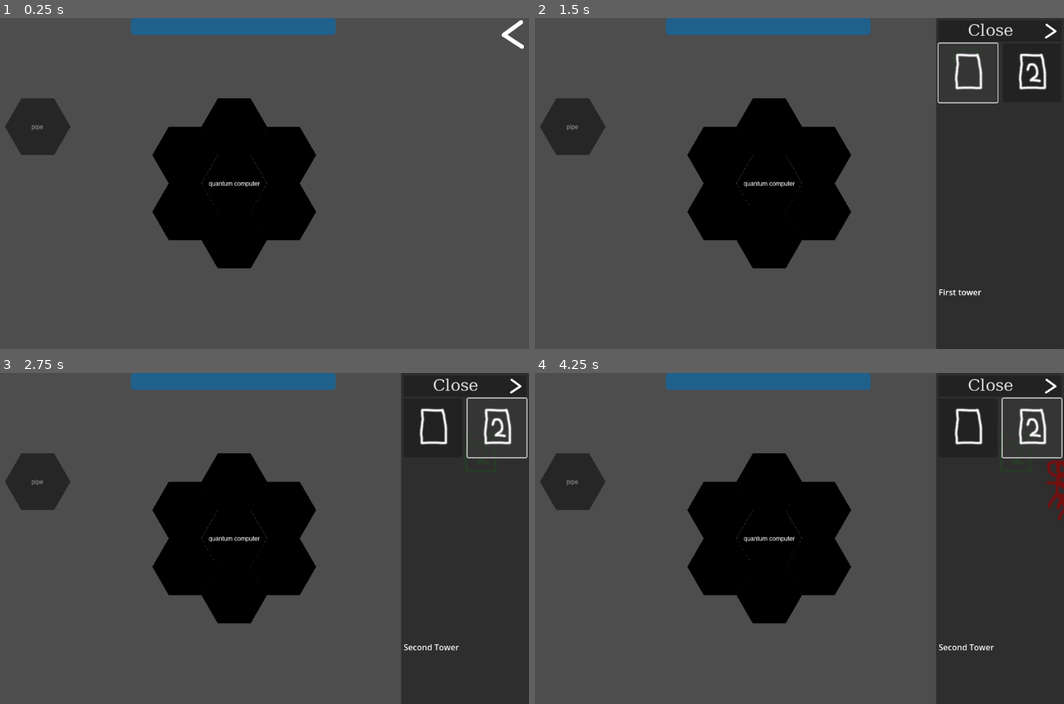
Above: before the commit, frames 1-4 (two rows, left to right).
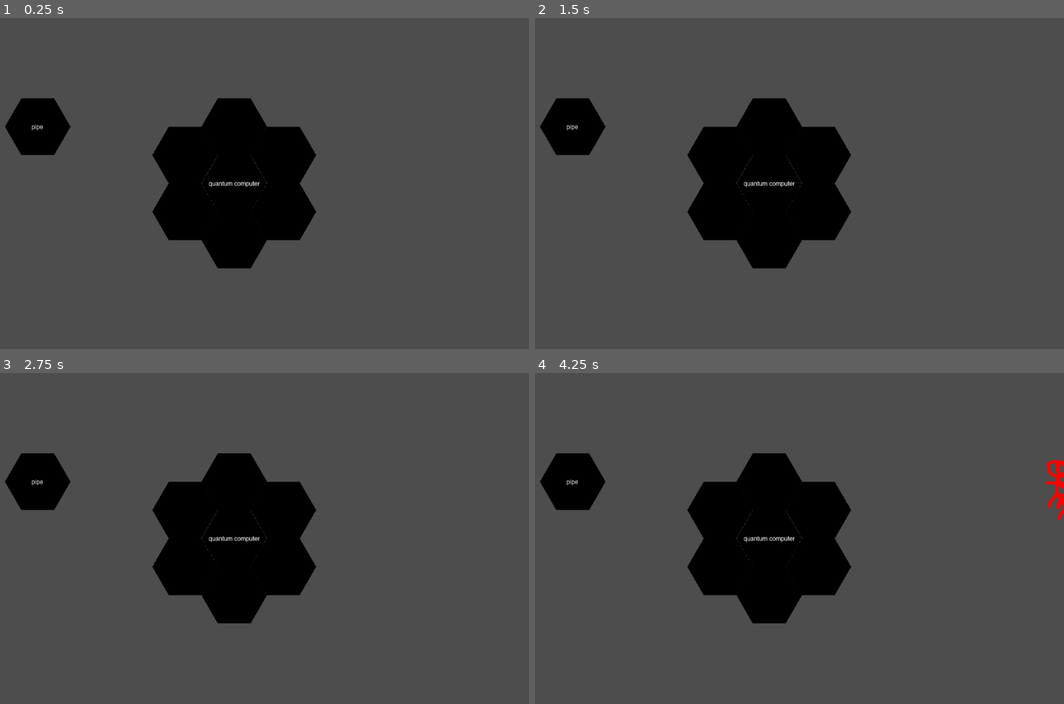
Above: after the commit, the same moments.

Repository: jm8/godotgamejam76
Game: Godot game, scene res://main.tscn
Same seed, same stepped clock (60 frames per second), same inputs: the game is played once before the commit and once after it. The engine's default icon, where the game draws it, is replaced by a stand-in: a white triangle on a blue panel in a dark square.
Inputs (mouse positions are in pixels of both pictures, inside the frame that each line leads up to):
- Up to frame 1 (0.25 s): no input
- Up to frame 2 (1.5 s): click (1048, 34) at 0.52 s; click (968, 74) at 1.27 s
- Up to frame 3 (2.75 s): click (497, 429) at 2.02 s
- Up to frame 4 (4.25 s): click (968, 429) at 2.77 s; click (1032, 429) at 3.52 s

The runs differ from the first frame. In frame 1, 3.7% of the frame differs, in the area x 0-100%, y 0-42%; in frame 2, 26%; in frame 3, 26%, in the area x 0-100%, y 0-100%; in frame 4, 26%.
Error after the commit: Invalid assignment of property or key 'max_value' with value of type 'int' on a base object of type 'null instance'. (res://quantum-computer.gd:13)

Commit message:
idle game

Diff:
--- a/quantum-computer.gd
+++ b/quantum-computer.gd
@@ -17,7 +17,7 @@
 	var pipe = Globulars.pipes.get(Vector2i(0, 0))
 	if pipe:
 		Globulars.average_temperature_qc(pipe, self, delta)
-	temperature += 20 * delta;
+	temperature += 200 * delta;
 
 
 func _on_area_2d_area_entered(area: Area2D) -> void:
--- a/tower_1.gd
+++ b/tower_1.gd
@@ -5,7 +5,6 @@
 
 var fire_timer: float = 0
 var cooldown_timer: float = 1
-
 
 # Called when the node enters the scene tree for the first time.
 func _ready() -> void:
--- a/ui.tscn
+++ b/ui.tscn
@@ -7,6 +7,9 @@
 [ext_resource type="PackedScene" uid="uid://bvn3ejb6iiia7" path="res://tower1.tscn" id="3_2qefs"]
 [ext_resource type="Texture2D" uid="uid://dxmmtsy0sjag8" path="res://tower.png" id="4_7ptnu"]
 [ext_resource type="Texture2D" uid="uid://c8on2t3ono7jo" path="res://tower2.png" id="5_b3ajt"]
+[ext_resource type="Script" path="res://idle_game_ui.gd" id="8_xbyhy"]
+[ext_resource type="Script" path="res://upgrades.gd" id="9_wged7"]
+[ext_resource type="Script" path="res://upgrade.gd" id="10_leyrp"]
 
 [sub_resource type="Resource" id="Resource_f37b2"]
 script = ExtResource("2_kjrny")
@@ -51,6 +54,20 @@
 default_font = SubResource("FontFile_ra3ge")
 default_font_size = 32
 
+[sub_resource type="Resource" id="Resource_lbyey"]
+script = ExtResource("10_leyrp")
+name = "ASIC"
+description = "Mine cryptocurrency on an application specific integrated circuit"
+base_price = 1
+tooltip = "this is my super cool fancy tool tip!!"
+
+[sub_resource type="Resource" id="Resource_pqsil"]
+script = ExtResource("10_leyrp")
+name = "CPU"
+description = "Mine cryptocurrency with a central processing unit"
+base_price = 5
+tooltip = "the processing unit in the center"
+
 [node name="UI" type="Node2D"]
 script = ExtResource("1_7tofr")
 tower_types = Array[ExtResource("2_kjrny")]([SubResource("Resource_f37b2"), SubResource("Resource_6u0ym")])
@@ -134,5 +151,65 @@
 value = 50.0
 show_percentage = false
 
+[node name="IdleGame" type="Panel" parent="ScreenSpace"]
+anchors_preset = 9
+anchor_bottom = 1.0
+offset_right = 275.0
+grow_vertical = 2
+script = ExtResource("8_xbyhy")
+
+[node name="LeftPanel" type="VBoxContainer" parent="ScreenSpace/IdleGame"]
+layout_mode = 1
+anchors_preset = 15
+anchor_right = 1.0
+anchor_bottom = 1.0
+grow_horizontal = 2
+grow_vertical = 2
+
+[node name="MarginContainer" type="MarginContainer" parent="ScreenSpace/IdleGame/LeftPanel"]
+layout_mode = 2
+theme_override_constants/margin_left = 4
+theme_override_constants/margin_top = 4
+theme_override_constants/margin_right = 4
+theme_override_constants/margin_bottom = 4
+
+[node name="HBoxContainer" type="HBoxContainer" parent="ScreenSpace/IdleGame/LeftPanel/MarginContainer"]
+layout_mode = 2
+
+[node name="ResourceLabel" type="Label" parent="ScreenSpace/IdleGame/LeftPanel/MarginContainer/HBoxContainer"]
+unique_name_in_owner = true
+layout_mode = 2
+text = "Crypto: 420
+Classical: 69
+Quantum: 47"
+
+[node name="PowerLabel" type="Label" parent="ScreenSpace/IdleGame/LeftPanel/MarginContainer/HBoxContainer"]
+unique_name_in_owner = true
+layout_mode = 2
+size_flags_horizontal = 3
+text = "47kW"
+horizontal_alignment = 2
+
+[node name="TabContainer" type="TabContainer" parent="ScreenSpace/IdleGame/LeftPanel"]
+layout_mode = 2
+current_tab = 1
+
+[node name="Actions" type="VBoxContainer" parent="ScreenSpace/IdleGame/LeftPanel/TabContainer"]
+visible = false
+layout_mode = 2
+metadata/_tab_index = 0
+
+[node name="Upgrades" type="VBoxContainer" parent="ScreenSpace/IdleGame/LeftPanel/TabContainer"]
+unique_name_in_owner = true
+layout_mode = 2
+script = ExtResource("9_wged7")
+upgrades = Array[ExtResource("10_leyrp")]([SubResource("Resource_lbyey"), SubResource("Resource_pqsil")])
+metadata/_tab_index = 1
+
+[node name="Research" type="VBoxContainer" parent="ScreenSpace/IdleGame/LeftPanel/TabContainer"]
+visible = false
+layout_mode = 2
+metadata/_tab_index = 2
+
 [connection signal="pressed" from="ScreenSpace/RightPanel/MarginContainer/VBoxContainer/HBoxContainer/CloseButton" to="." method="_on_close_button_pressed"]
 [connection signal="pressed" from="ScreenSpace/OpenRightPanelButton" to="." method="_on_open_right_panel_button_pressed"]
Not shown: 1 places in ui.tscn that only renumber resources
